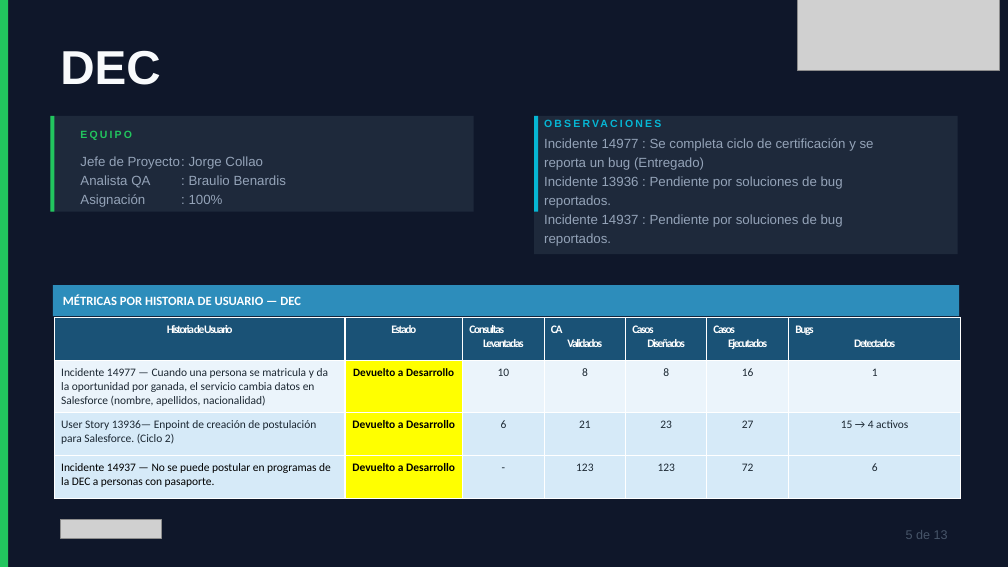
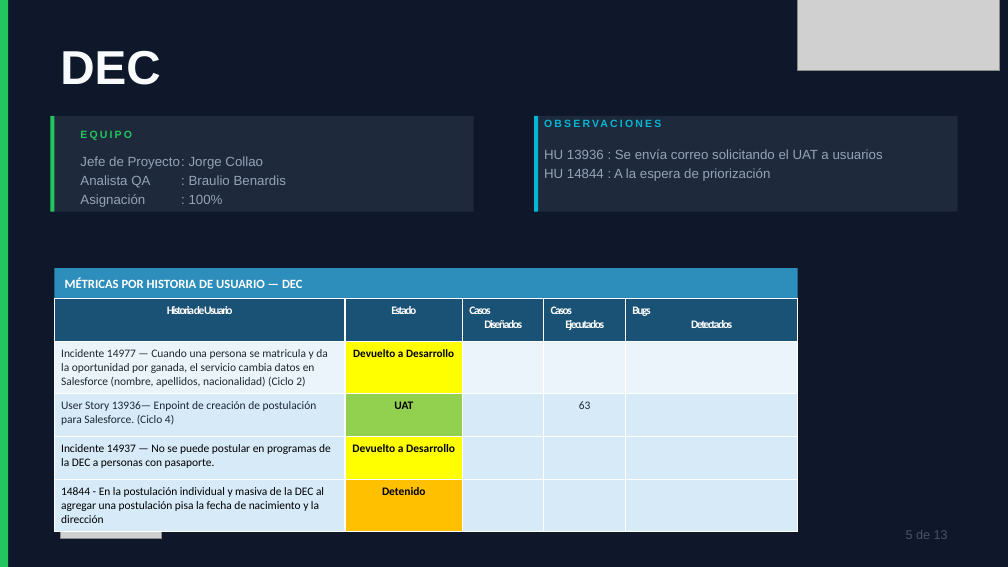
Before and after one commit to caradeux/qa_metrics, a slide deck: slide 8 of apps/api/assets/weekly-template.pptx. Drawn at 1008x567 pixels with LibreOffice and Linux fonts; fonts in the diff are those of the drawing; grey boxes stand for pictures. Boxes give left, top, right and bottom in pixels: in the first picture for what was removed or moved away, otherwise in the second. Text is boxed around its words. In the diff, an @@ line names an element or a change of style, - is before the commit and + after.

```diff
--- a/apps/api/assets/weekly-template.pptx
+++ b/apps/api/assets/weekly-template.pptx
@@ rectangle: place and size @@
-rectangle at [534, 116, 958, 254]
+rectangle at [534, 116, 958, 212]
@@ text at [544, 149, 883, 181]: text changed @@
-Incidente 14977 : Se completa ciclo de certificación y se reporta un bug (Entregado)
-Incidente 13936 : Pendiente por soluciones de bug reportados.
-Incidente 14937 : Pendiente por soluciones de bug reportados.
+HU 13936 : Se envía correo solicitando el UAT a usuarios
+HU 14844 : A la espera de priorización
@@ rectangle "MÉTRICAS POR HISTORIA DE USUARIO ...": place and size @@
-rectangle "MÉTRICAS POR HISTORIA DE USUARIO ..." at [52, 285, 959, 317]
+rectangle "MÉTRICAS POR HISTORIA DE USUARIO ..." at [54, 268, 797, 299]
@@ table at [54, 298, 798, 530] @@
-Historia de Usuario | Estado | Consultas Levantadas | CA Validados | Casos Diseñados | Casos Ejecutados | Bugs Detectados
-Incidente 14977 — Cuando una persona se matricula y da la oportunidad por ganada, el servicio cambia datos en Salesforce (nombre, apellidos, nacionalidad) | Devuelto a Desarrollo | 10 | 8 | 8 | 16 | 1
-User Story 13936— Enpoint de creación de postulación para Salesforce. (Ciclo 2) | Devuelto a Desarrollo | 6 | 21 | 23 | 27 | 15 → 4 activos
-Incidente 14937 — No se puede postular en programas de la DEC a personas con pasaporte. | Devuelto a Desarrollo | - | 123 | 123 | 72 | 6
+Historia de Usuario | Estado | Casos Diseñados | Casos Ejecutados | Bugs Detectados
+Incidente 14977 — Cuando una persona se matricula y da la oportunidad por ganada, el servicio cambia datos en Salesforce (nombre, apellidos, nacionalidad) (Ciclo 2) | Devuelto a Desarrollo |  |  | 
+User Story 13936— Enpoint de creación de postulación para Salesforce. (Ciclo 4) | UAT |  | 63 | 
+Incidente 14937 — No se puede postular en programas de la DEC a personas con pasaporte. | Devuelto a Desarrollo |  |  | 
+14844 - En la postulación individual y masiva de la DEC al agregar una postulación pisa la fecha de nacimiento y la dirección | Detenido |  |  | 
@@ table: place and size @@
-table at [54, 318, 962, 498]
+table at [54, 298, 798, 530]
```
Also in this commit, not shown: 5 other slides changed, 9 slides added, 1 slide removed, 12 other files.
